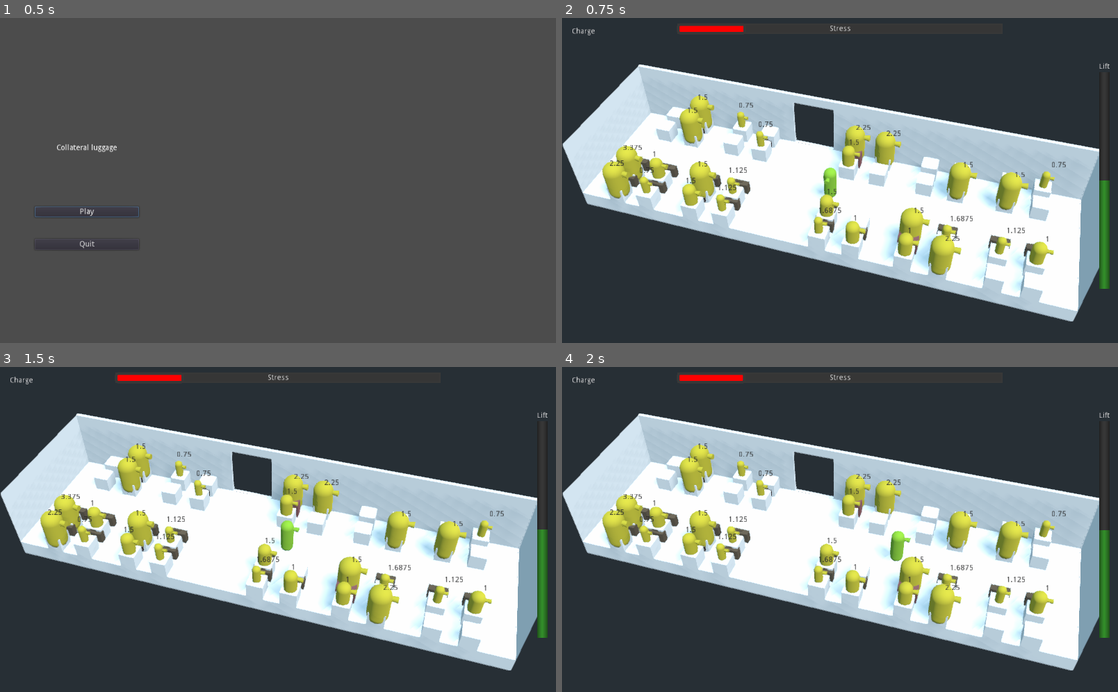
Above: before the commit, frames 1-4 (two rows, left to right).
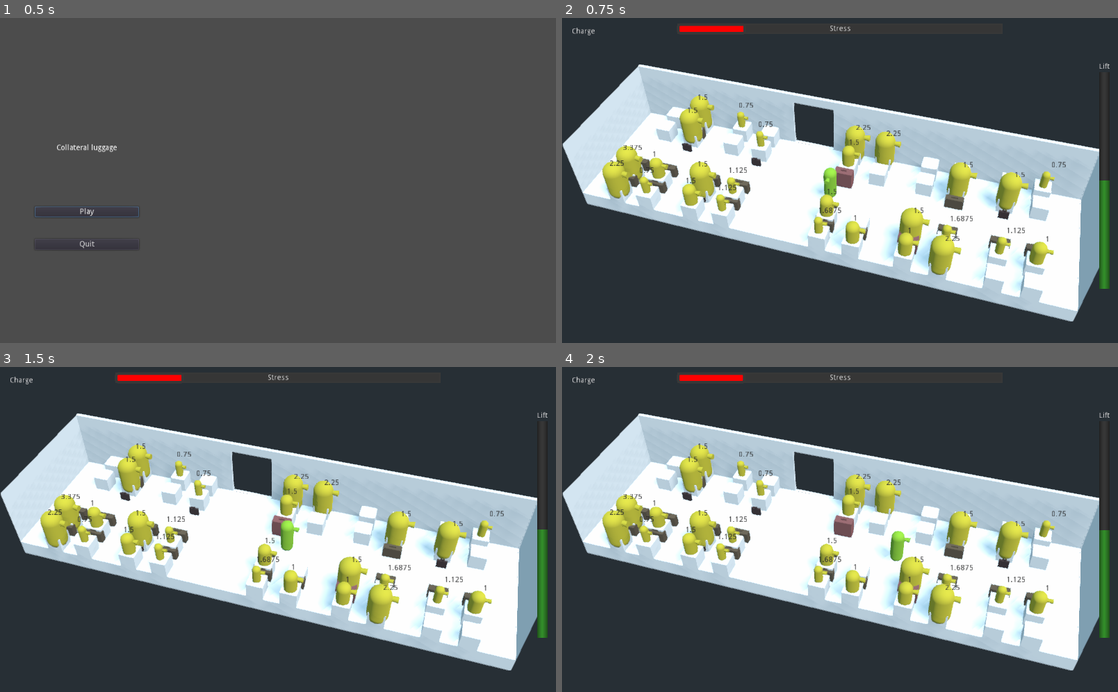
Above: after the commit, the same moments.

Repository: the-last-willy/game_jam_22_07
Game: Godot game, scene res://Game/Scenes/Main/Main.tscn
Two runs of this game, one before a commit and one after it. Both use one fixed random seed, a clock stepped at 60 frames per second and the inputs below.
Inputs (mouse positions are in pixels of both pictures, inside the frame that each line leads up to):
- Up to frame 1 (0.5 s): no input
- Up to frame 2 (0.75 s): click "Play" at 0.5 s
- Up to frame 3 (1.5 s): tap Enter (ui_accept) at 1.25 s; move the mouse to (400, 513) at 1.27 s; hold D (move_right) from 1.28 s (still down); tap Space (grab_luggage) at 1.35 s; click (400, 513) at 1.42 s
- Up to frame 4 (2 s): keep holding D (move_right); tap Enter (ui_accept) at 1.52 s

Frame 1 is identical in both runs. In frame 2, 0.6% of the frame differs, in the area x 21-81%, y 33-63%; in frame 3, 0.5%; in frame 4, 0.6%.

Commit message:
Ficed luggage placement

Diff:
--- a/Game/Character/PassengerSpawner/PassengerSpawner.gd
+++ b/Game/Character/PassengerSpawner/PassengerSpawner.gd
@@ -12,14 +12,15 @@
 var weight: float
 var passenger = preload("res://Game/Character/Passenger/Passenger.tscn")
 
-enum LuggagePlacement { left, right }
+const LuggagePlacement = preload("res://Game/Props/Luggage/LuggagePlacement.gd").LuggagePlacement
 
-export(LuggagePlacement) var luggage_placement = LuggagePlacement.left
+var luggage_placement = LuggagePlacement.left
 var luggage_scene = load("res://Game/Props/Luggage/Luggage.tscn")
 
 var luggage_placement_node : Spatial
 
 func _ready() :
+	luggage_placement = get_parent().luggage_placement
 	luggage_placement_node = get_parent().get_node("LuggagePlacement")
 	var passenger_instance = spawn_passenger()
 	if passenger_instance != null:
--- /dev/null
+++ b/Game/Props/Luggage/LuggagePlacement.gd
@@ -0,0 +1,3 @@
+extends Node
+
+enum LuggagePlacement { left, right }
--- a/Game/Props/Seat/Seat.gd
+++ b/Game/Props/Seat/Seat.gd
@@ -1,17 +1,3 @@
 extends Spatial
 
-
-
-export(LuggagePlacement) var luggage_placement = LuggagePlacement.left
-
-var luggage_scene = load("res://Game/Props/Luggage/Luggage.tscn")
-
-
-func _ready():
-	luggage = luggage_scene.instance()
-	match(luggage_placement):
-		LuggagePlacement.left:
-			luggage.transform = $LuggagePlacement/Left.transform
-		LuggagePlacement.right:
-			luggage.transform = $LuggagePlacement/Right.transform
-	add_child(luggage)
+export(preload("res://Game/Props/Luggage/LuggagePlacement.gd").LuggagePlacement) var luggage_placement
--- a/Game/Props/Seat/Seat.tscn
+++ b/Game/Props/Seat/Seat.tscn
@@ -1,6 +1,7 @@
-[gd_scene load_steps=4 format=2]
+[gd_scene load_steps=5 format=2]
 
 [ext_resource path="res://Game/Character/PassengerSpawner/PassengerSpawner.tscn" type="PackedScene" id=1]
+[ext_resource path="res://Game/Props/Seat/Seat.gd" type="Script" id=2]
 
 [sub_resource type="CubeMesh" id=1]
 size = Vector3( 0.5, 0.5, 0.5 )
@@ -9,6 +10,7 @@
 data = PoolVector3Array( -0.25, 0.25, 0.25, 0.25, 0.25, 0.25, -0.25, -0.25, 0.25, 0.25, 0.25, 0.25, 0.25, -0.25, 0.25,  …(608 unchanged characters)…
 
 [node name="Seat" type="Spatial"]
+script = ExtResource( 2 )
 
 [node name="Model" type="MeshInstance" parent="."]
 transform = Transform( 1, 0, 0, 0, 1, 0, 0, 0, 1, 0, 0.25, 0 )
--- a/Game/Scenes/Level/AircraftCabin.tscn
+++ b/Game/Scenes/Level/AircraftCabin.tscn
@@ -77,15 +77,19 @@
 
 [node name="Seat" parent="AllSeats/Seats" instance=ExtResource( 1 )]
 transform = Transform( 1, 0, 0, 0, 1, 0, 0, 0, 1, -0.5, 0, -0.375 )
+luggage_placement = 1
 
 [node name="Seat2" parent="AllSeats/Seats" instance=ExtResource( 1 )]
 transform = Transform( 1, 0, 0, 0, 1, 0, 0, 0, 1, 0.5, 0, -0.375 )
+luggage_placement = 1
 
 [node name="Seat3" parent="AllSeats/Seats" instance=ExtResource( 1 )]
 transform = Transform( 1, 0, 0, 0, 1, 0, 0, 0, 1, -0.5, 0, 0.375 )
+luggage_placement = 1
 
 [node name="Seat4" parent="AllSeats/Seats" instance=ExtResource( 1 )]
 transform = Transform( 1, 0, 0, 0, 1, 0, 0, 0, 1, 0.5, 0, 0.375 )
+luggage_placement = 1
 
 [node name="Seats2" type="Spatial" parent="AllSeats"]
 transform = Transform( 1, 0, 0, 0, 1, 0, 0, 0, 1, 3.25, 0, 1.5 )
@@ -95,15 +99,19 @@
 
 [node name="Seat" parent="AllSeats/Seats2" instance=ExtResource( 1 )]
 transform = Transform( 1, 0, 0, 0, 1, 0, 0, 0, 1, -0.5, 0, -0.375 )
+luggage_placement = 1
 
 [node name="Seat2" parent="AllSeats/Seats2" instance=ExtResource( 1 )]
 transform = Transform( 1, 0, 0, 0, 1, 0, 0, 0, 1, 0.5, 0, -0.375 )
+luggage_placement = 1
 
 [node name="Seat3" parent="AllSeats/Seats2" instance=ExtResource( 1 )]
 transform = Transform( 1, 0, 0, 0, 1, 0, 0, 0, 1, -0.5, 0, 0.375 )
+luggage_placement = 1
 
 [node name="Seat4" parent="AllSeats/Seats2" instance=ExtResource( 1 )]
 transform = Transform( 1, 0, 0, 0, 1, 0, 0, 0, 1, 0.5, 0, 0.375 )
+luggage_placement = 1
 
 [node name="Seats3" type="Spatial" parent="AllSeats"]
 transform = Transform( 1, 0, 0, 0, 1, 0, 0, 0, 1, 5.75, 0, 1.5 )
@@ -113,15 +121,19 @@
 
 [node name="Seat" parent="AllSeats/Seats3" instance=ExtResource( 1 )]
 transform = Transform( 1, 0, 0, 0, 1, 0, 0, 0, 1, -0.5, 0, -0.375 )
+luggage_placement = 1
 
 [node name="Seat2" parent="AllSeats/Seats3" instance=ExtResource( 1 )]
 transform = Transform( 1, 0, 0, 0, 1, 0, 0, 0, 1, 0.5, 0, -0.375 )
+luggage_placement = 1
 
 [node name="Seat3" parent="AllSeats/Seats3" instance=ExtResource( 1 )]
 transform = Transform( 1, 0, 0, 0, 1, 0, 0, 0, 1, -0.5, 0, 0.375 )
+luggage_placement = 1
 
 [node name="Seat4" parent="AllSeats/Seats3" instance=ExtResource( 1 )]
 transform = Transform( 1, 0, 0, 0, 1, 0, 0, 0, 1, 0.5, 0, 0.375 )
+luggage_placement = 1
 
 [node name="Seats4" type="Spatial" parent="AllSeats"]
 transform = Transform( 1, 0, 0, 0, 1, 0, 0, 0, 1, -3.25, 0, 1.5 )
@@ -131,15 +143,19 @@
 
 [node name="Seat" parent="AllSeats/Seats4" instance=ExtResource( 1 )]
 transform = Transform( 1, 0, 0, 0, 1, 0, 0, 0, 1, -0.5, 0, -0.375 )
+luggage_placement = 1
 
 [node name="Seat2" parent="AllSeats/Seats4" instance=ExtResource( 1 )]
 transform = Transform( 1, 0, 0, 0, 1, 0, 0, 0, 1, 0.5, 0, -0.375 )
+luggage_placement = 1
 
 [node name="Seat3" parent="AllSeats/Seats4" instance=ExtResource( 1 )]
 transform = Transform( 1, 0, 0, 0, 1, 0, 0, 0, 1, -0.5, 0, 0.375 )
+luggage_placement = 1
 
 [node name="Seat4" parent="AllSeats/Seats4" instance=ExtResource( 1 )]
 transform = Transform( 1, 0, 0, 0, 1, 0, 0, 0, 1, 0.5, 0, 0.375 )
+luggage_placement = 1
 
 [node name="Seats5" type="Spatial" parent="AllSeats"]
 transform = Transform( 1, 0, 0, 0, 1, 0, 0, 0, 1, -5.75, 0, 1.5 )
@@ -149,15 +165,19 @@
 
 [node name="Seat" parent="AllSeats/Seats5" instance=ExtResource( 1 )]
 transform = Transform( 1, 0, 0, 0, 1, 0, 0, 0, 1, -0.5, 0, -0.375 )
+luggage_placement = 1
 
 [node name="Seat2" parent="AllSeats/Seats5" instance=ExtResource( 1 )]
 transform = Transform( 1, 0, 0, 0, 1, 0, 0, 0, 1, 0.5, 0, -0.375 )
+luggage_placement = 1
 
 [node name="Seat3" parent="AllSeats/Seats5" instance=ExtResource( 1 )]
 transform = Transform( 1, 0, 0, 0, 1, 0, 0, 0, 1, -0.5, 0, 0.375 )
+luggage_placement = 1
 
 [node name="Seat4" parent="AllSeats/Seats5" instance=ExtResource( 1 )]
 transform = Transform( 1, 0, 0, 0, 1, 0, 0, 0, 1, 0.5, 0, 0.375 )
+luggage_placement = 1
 
 [node name="Seats6" type="Spatial" parent="AllSeats"]
 transform = Transform( 1, 0, 0, 0, 1, 0, 0, 0, 1, -0.75, 0, -1.5 )
--- a/project.godot
+++ b/project.godot
@@ -90,7 +90,7 @@
 , Object(InputEventJoypadMotion,"resource_local_to_scene":false,"resource_name":"","device":0,"axis":1,"axis_value":1.0,"script":null)
  ]
 }
-grab_luggage={
+grab={
 "deadzone": 0.5,
 "events": [ Object(InputEventJoypadButton,"resource_local_to_scene":false,"resource_name":"","device":0,"button_index":0,"pressure":0.0,"pressed":false,"script":null)
 , Object(InputEventKey,"resource_local_to_scene":false,"resource_name":"","device":0,"alt":false,"shift":false,"control":false,"meta":false,"command":false,"pressed":false,"scancode":0,"physical_scancode":32,"unicode":0,"echo":false,"script":null)
@@ -108,16 +108,16 @@
 , Object(InputEventJoypadButton,"resource_local_to_scene":false,"resource_name":"","device":0,"button_index":11,"pressure":0.0,"pressed":false,"script":null)
  ]
 }
+grab_luggage={
+"deadzone": 0.5,
+"events": [ Object(InputEventJoypadButton,"resource_local_to_scene":false,"resource_name":"","device":0,"button_index":0,"pressure":0.0,"pressed":false,"script":null)
+, Object(InputEventKey,"resource_local_to_scene":false,"resource_name":"","device":0,"alt":false,"shift":false,"control":false,"meta":false,"command":false,"pressed":false,"scancode":0,"physical_scancode":32,"unicode":0,"echo":false,"script":null)
+ ]
+}
 grab_passenger={
 "deadzone": 0.5,
 "events": [ Object(InputEventKey,"resource_local_to_scene":false,"resource_name":"","device":0,"alt":false,"shift":false,"control":false,"meta":false,"command":false,"pressed":false,"scancode":0,"physical_scancode":82,"unicode":0,"echo":false,"script":null)
 , Object(InputEventJoypadButton,"resource_local_to_scene":false,"resource_name":"","device":0,"button_index":2,"pressure":0.0,"pressed":false,"script":null)
- ]
-}
-grab={
-"deadzone": 0.5,
-"events": [ Object(InputEventJoypadButton,"resource_local_to_scene":false,"resource_name":"","device":0,"button_index":0,"pressure":0.0,"pressed":false,"script":null)
-, Object(InputEventKey,"resource_local_to_scene":false,"resource_name":"","device":0,"alt":false,"shift":false,"control":false,"meta":false,"command":false,"pressed":false,"scancode":0,"physical_scancode":32,"unicode":0,"echo":false,"script":null)
  ]
 }
 
